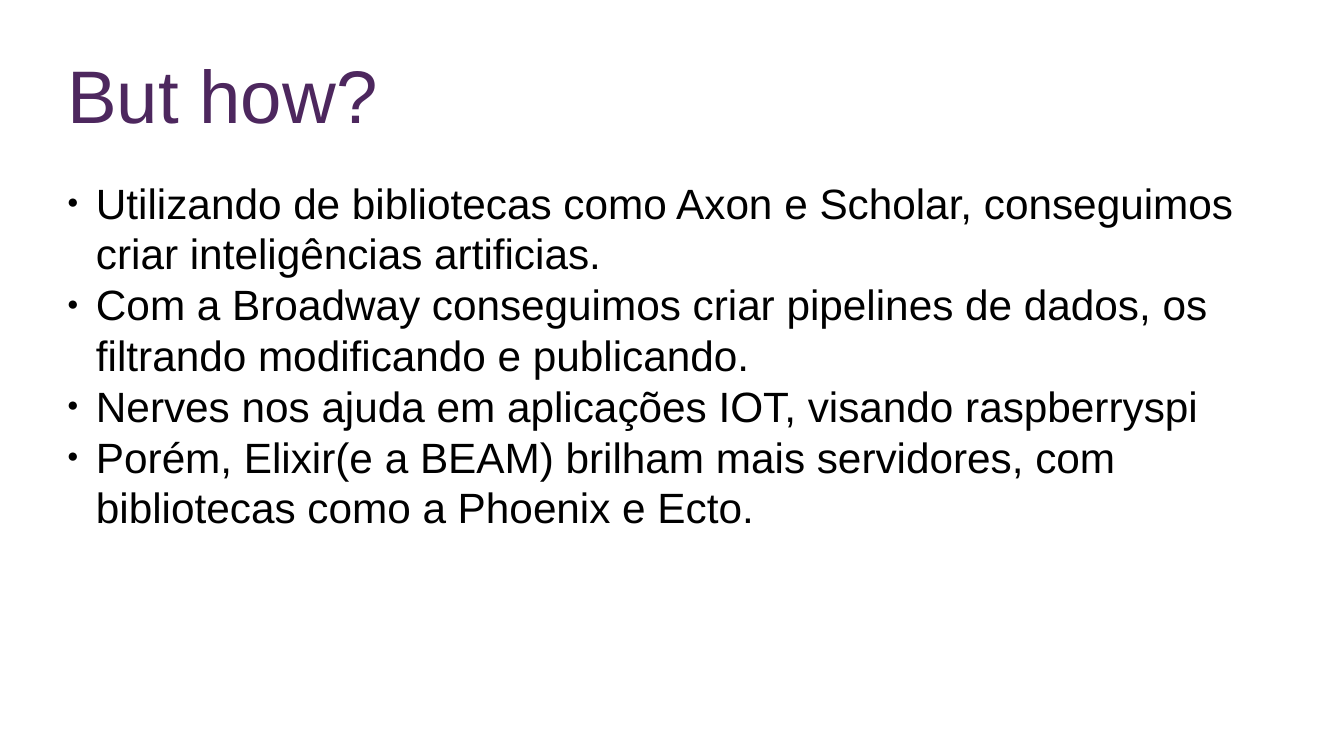
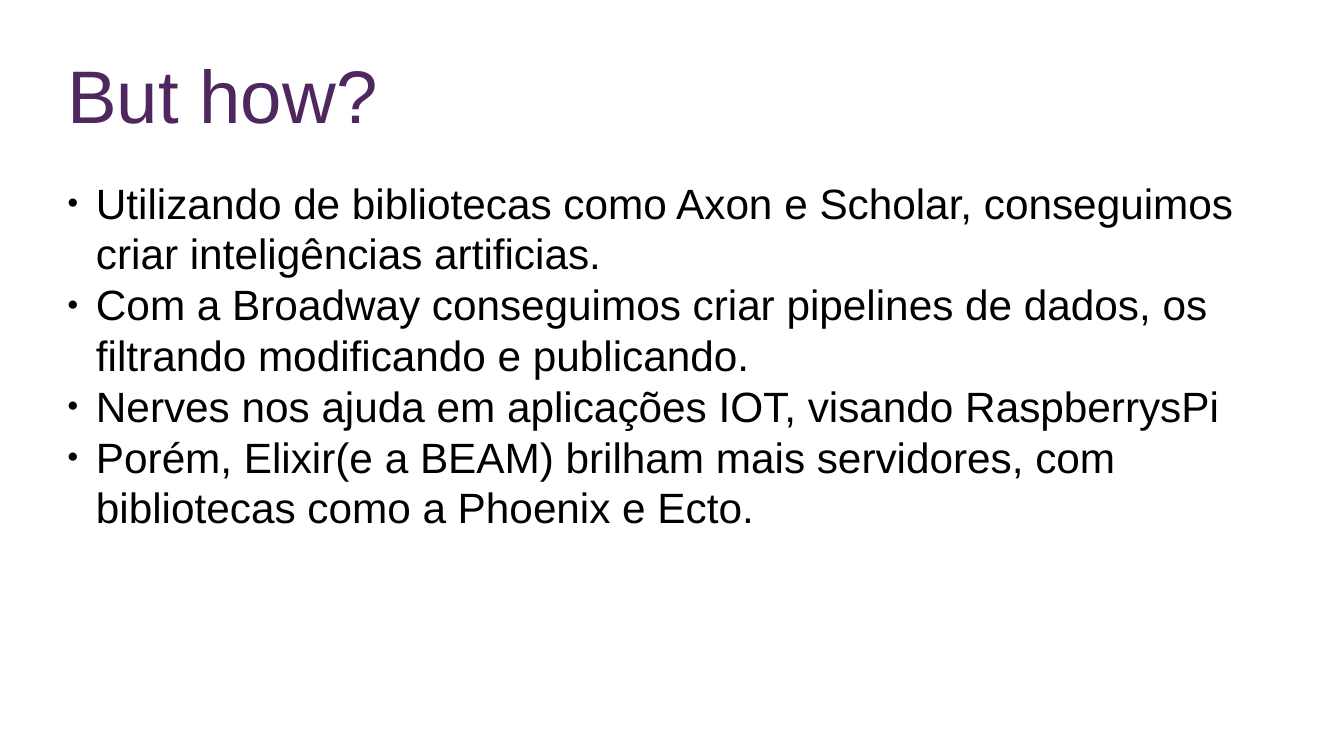
Before and after one commit to paulosergiolima/seccomp_stuff, a slide deck: slide 14 of main.odp (slide 13 before the commit). Drawn at 1344x756 pixels with LibreOffice and Linux fonts; fonts in the diff are those of the drawing. Boxes give left, top, right and bottom in pixels: in the first picture for what was removed or moved away, otherwise in the second. Text is boxed around its words. In the diff, an @@ line names an element or a change of style, - is before the commit and + after.

```diff
--- a/main.odp
+++ b/main.odp
@@ text at bbox=[96, 391, 1219, 430]: text changed @@
-● Nerves nos ajuda em aplicações IOT, visando raspberryspi
+● Nerves nos ajuda em aplicações IOT, visando RaspberrysPi
```
Also in this commit, not shown: 10 other slides changed, 17 slides added, 14 other files.
